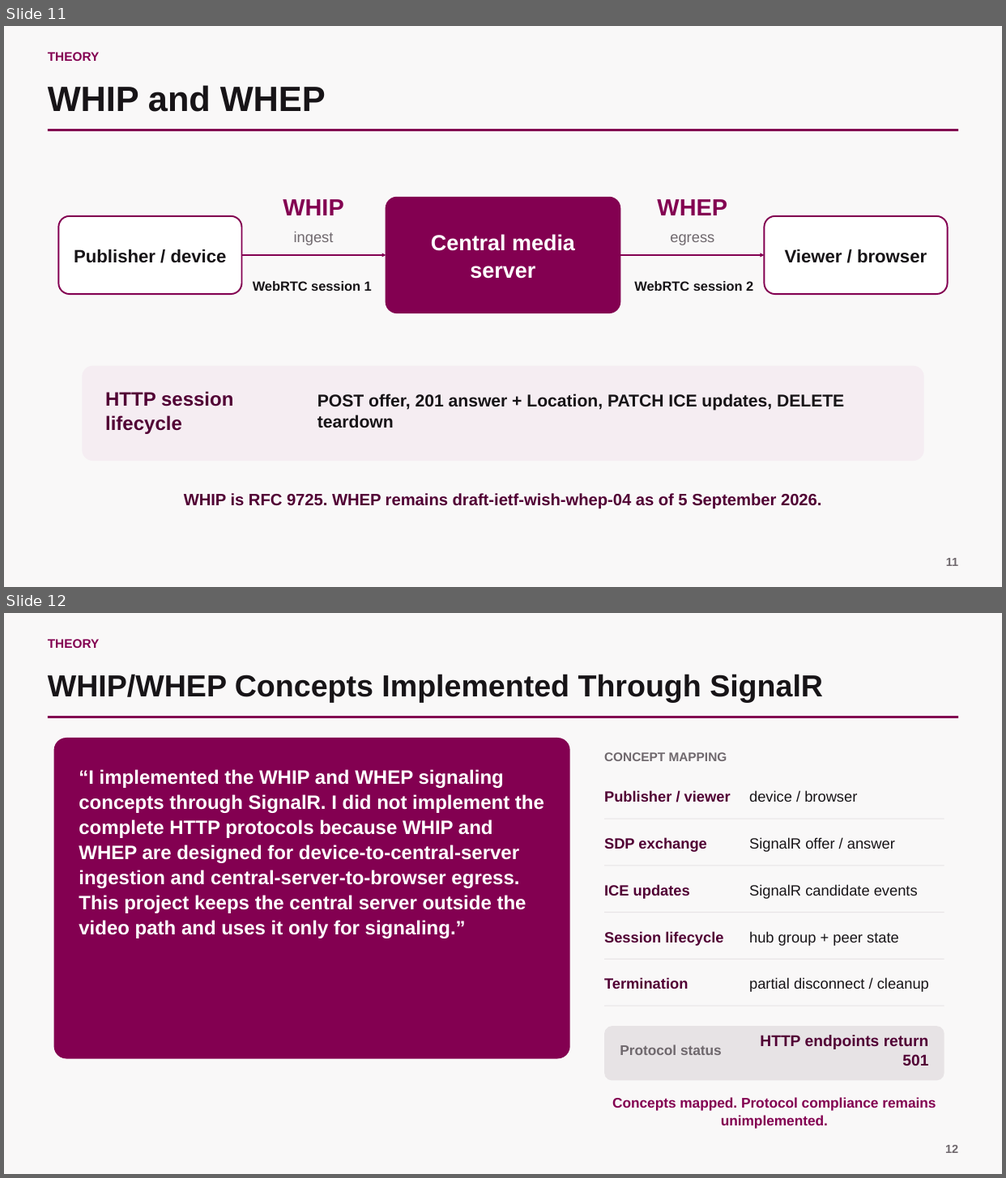
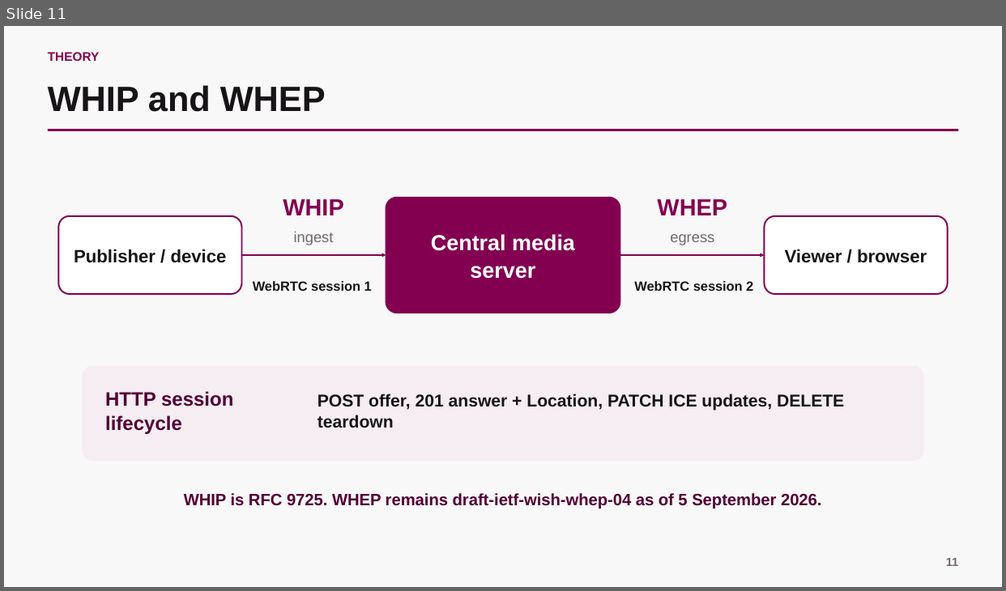
Before and after one commit to scarlet-radio-control/scarlet-radio-control, a slide deck: PRESENTATION.pptx. Shown one above the other, each under a label of ours: slides 11 and 12 before the commit, slide 11 after it. The pictures are 1006x1178 and 1006x591 pixels, drawn with LibreOffice and Linux fonts; fonts in the diff are those of the drawing. Boxes give left, top, right and bottom in pixels: in the first picture for what was removed or moved away, otherwise in the second. Text is boxed around its words. In the diff, an @@ line names an element or a change of style, - is before the commit and + after.

Commit message:
Update presentation file with latest project changes

```diff
--- a/PRESENTATION.pptx
+++ b/PRESENTATION.pptx
@@ slide 12 removed at bbox=[4, 613, 1002, 1174], background #F9F8F8 @@
@@ text removed at bbox=[48, 639, 99, 648] @@
-THEORY
@@ text removed at bbox=[48, 674, 823, 702] @@
-WHIP/WHEP Concepts Implemented Through SignalR
@@ rectangle removed at bbox=[48, 717, 958, 718] @@
@@ rounded rectangle removed at bbox=[54, 738, 571, 1059] @@
@@ text removed at bbox=[604, 752, 727, 761] @@
-CONCEPT MAPPING
@@ text removed at bbox=[79, 769, 544, 939] @@
-“I implemented the WHIP and WHEP signaling concepts through SignalR. I did not implement the complete HTTP protocols because WHIP and WHEP are designed for device-to-central-server ingestion and central-server-to-browser egress. This project keeps the central server outside the video path and uses it only for signaling.”
@@ text removed at bbox=[604, 790, 731, 802] @@
-Publisher / viewer
@@ text removed at bbox=[749, 790, 857, 802] @@
-device / browser
@@ line removed from (604, 819) to (944, 819) @@
@@ text removed at bbox=[604, 837, 706, 852] @@
-SDP exchange
@@ text removed at bbox=[749, 837, 895, 852] @@
-SignalR offer / answer
@@ line removed from (604, 866) to (944, 866) @@
@@ text removed at bbox=[604, 884, 690, 899] @@
-ICE updates
@@ text removed at bbox=[749, 884, 918, 899] @@
-SignalR candidate events
@@ line removed from (604, 913) to (944, 913) @@
@@ text removed at bbox=[604, 931, 723, 946] @@
-Session lifecycle
@@ text removed at bbox=[749, 931, 899, 946] @@
-hub group + peer state
@@ line removed from (604, 959) to (944, 959) @@
@@ text removed at bbox=[604, 977, 688, 989] @@
-Termination
@@ text removed at bbox=[749, 977, 929, 992] @@
-partial disconnect / cleanup
@@ line removed from (604, 1006) to (944, 1006) @@
@@ rounded rectangle removed at bbox=[604, 1026, 944, 1081] @@
@@ text removed at bbox=[620, 1045, 722, 1055] @@
-Protocol status
@@ text removed at bbox=[760, 1035, 929, 1066] @@
-HTTP endpoints return 501
@@ text removed at bbox=[612, 1097, 936, 1129] @@
-Concepts mapped. Protocol compliance remains unimplemented.
@@ text removed at bbox=[945, 1145, 958, 1153] @@
-12
```
Also in this commit, not shown: 1 slide changed.
